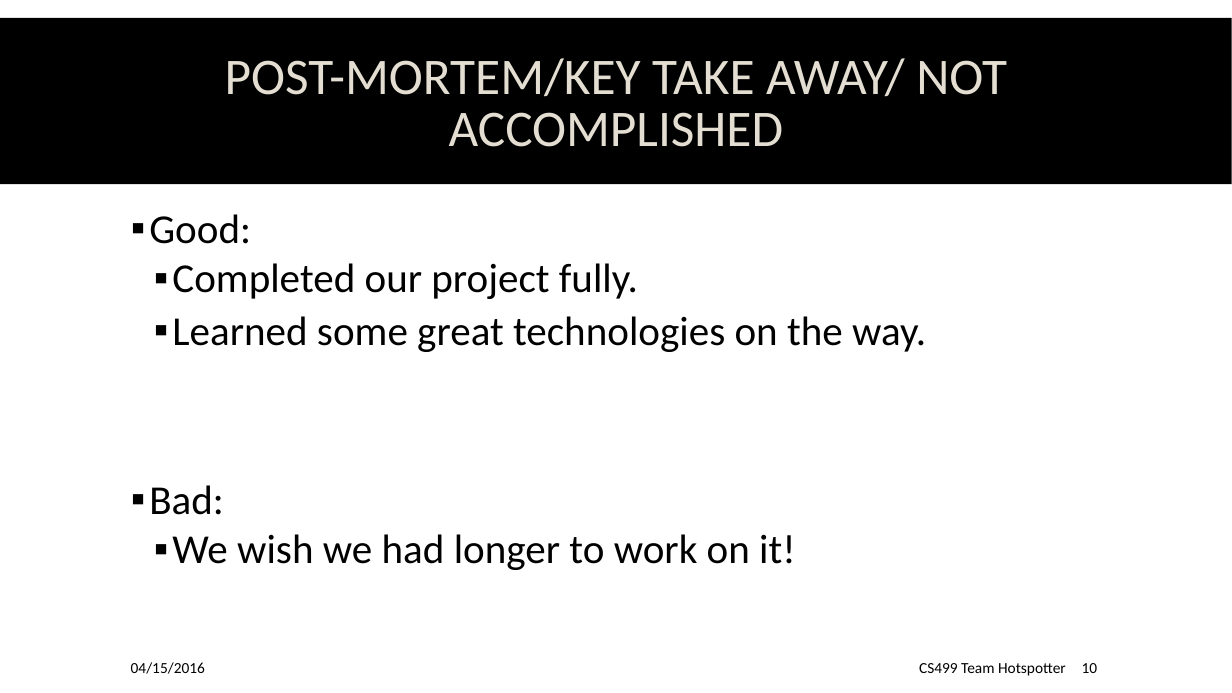
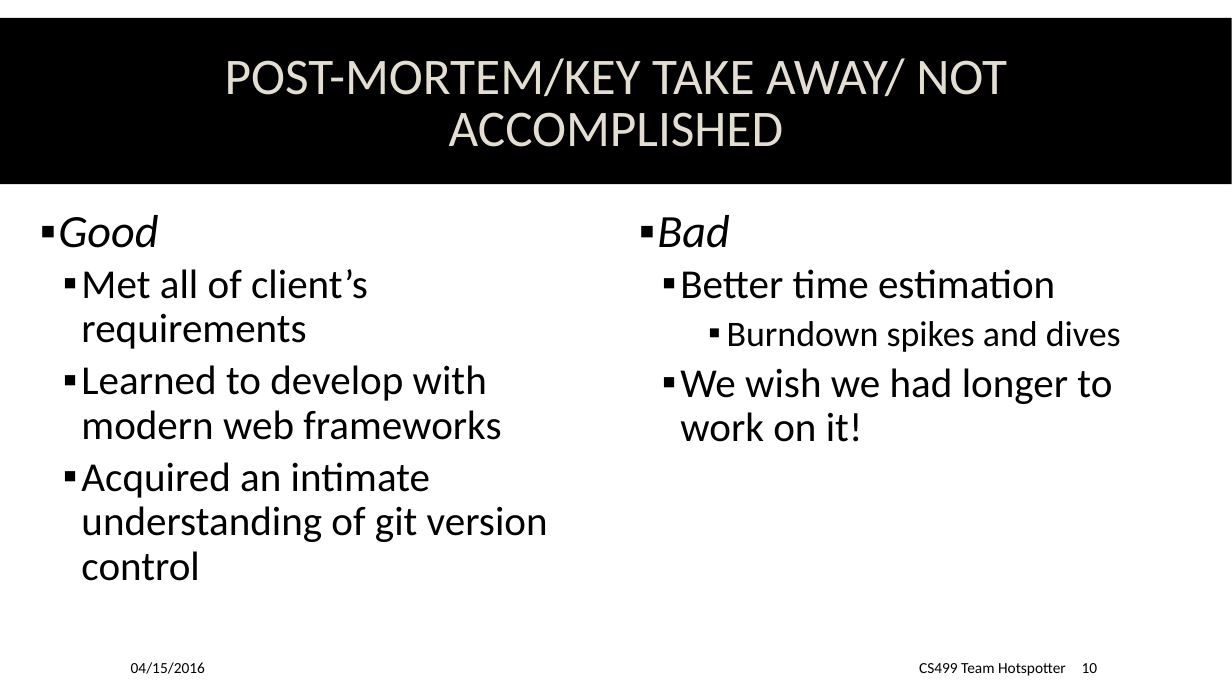
Before and after one commit to spesmit/hotspotter, a slide deck: slide 10 of Documentation/Presentations/CS499 Final Presentation.pptx. Drawn at 1232x693 pixels with LibreOffice and Linux fonts; fonts in the diff are those of the drawing; background and template pictures are left out. Boxes give left, top, right and bottom in pixels: in the first picture for what was removed or moved away, otherwise in the second. Text is boxed around its words. In the diff, an @@ line names an element or a change of style, - is before the commit and + after.

Commit message:
Rephrased overview and post-mortem bullets, fixed typos, changed layout on post-mortem to side-by-side

```diff
--- a/Documentation/Presentations/CS499 Final Presentation.pptx
+++ b/Documentation/Presentations/CS499 Final Presentation.pptx
@@ text at <box>58,215,548,581</box>: text changed @@
-▪ Good:
-  ▪ Completed our project fully.
-  ▪ Learned some great technologies on the way.
-▪ Bad:
-  ▪ We wish we had longer to work on it!
+▪ Good
+  ▪ Met all of client’s requirements
+  ▪ Learned to develop with modern web frameworks
+  ▪ Acquired an intimate understanding of git version control
@@ text added at <box>657,215,1121,442</box>, 32 pt, text #000000 @@
+▪ Bad
+  ▪ Better time estimation
+      ▪ Burndown spikes and dives
+  ▪ We wish we had longer to work on it!
```
Also in this commit, not shown: 4 other slides changed.
